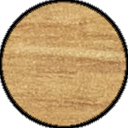
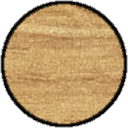
Layered file, before and after one edit (w=128, h=128). Changes by layer:
painted on "Outline" over (0, 0, 128, 128)
painted on "Piece" over (0, 0, 128, 128)
